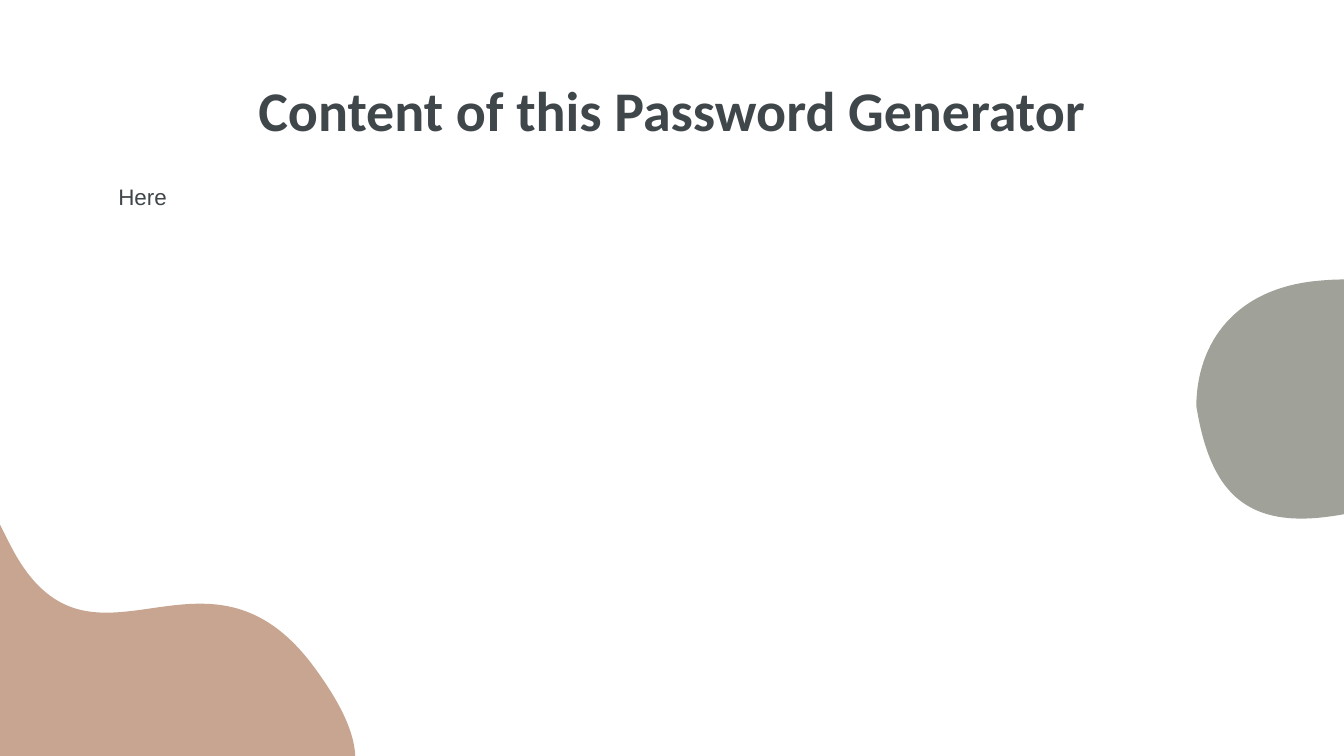
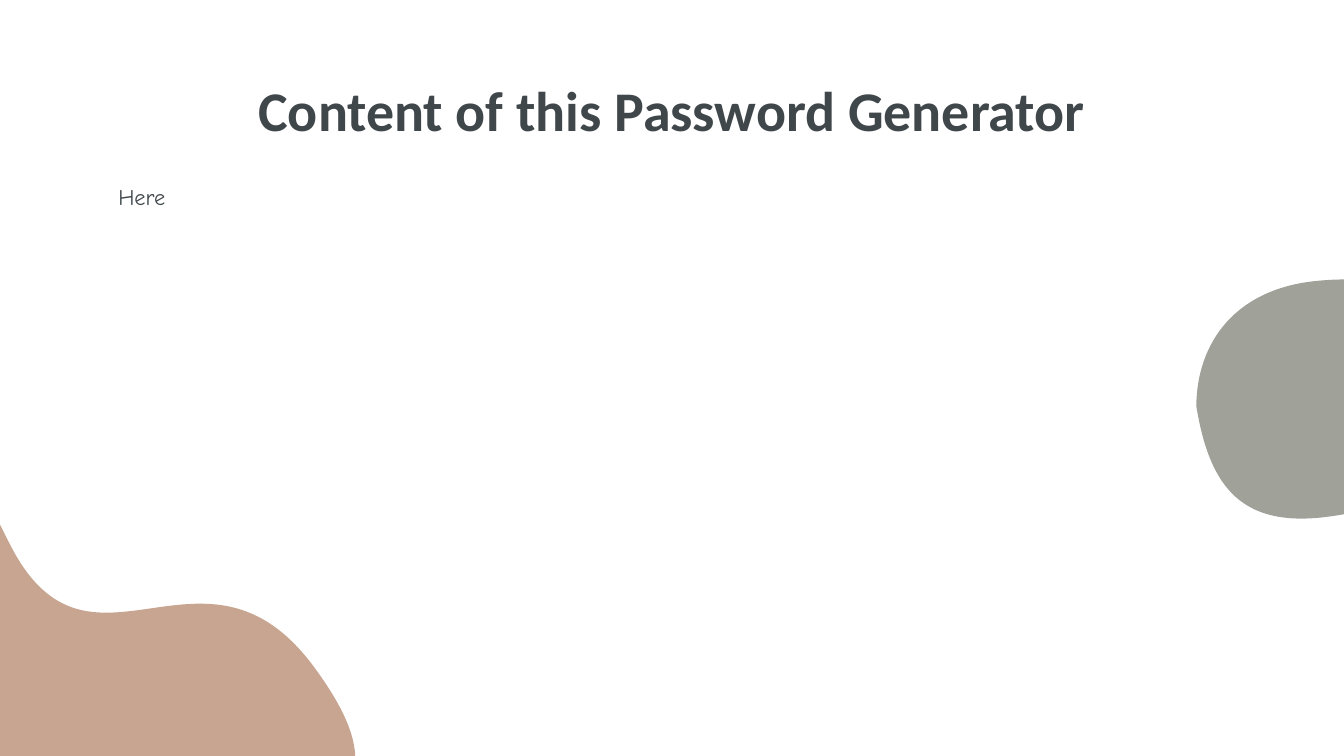
Before and after one commit to Shafat21/DS_Simple_project_with_java, a slide deck: slide 2 of Simple Presentation about this project.pptx. Drawn at 1344x756 pixels with LibreOffice and Linux fonts; fonts in the diff are those of the drawing. Boxes give left, top, right and bottom in pixels: in the first picture for what was removed or moved away, otherwise in the second. Text is boxed around its words. In the diff, an @@ line names an element or a change of style, - is before the commit and + after.

```diff
--- a/Simple Presentation about this project.pptx
+++ b/Simple Presentation about this project.pptx
@@ text "Here" at <box>118,190,165,205</box>: font Arial to Comic Neue @@
```
Also in this commit, not shown: 2 other files.
